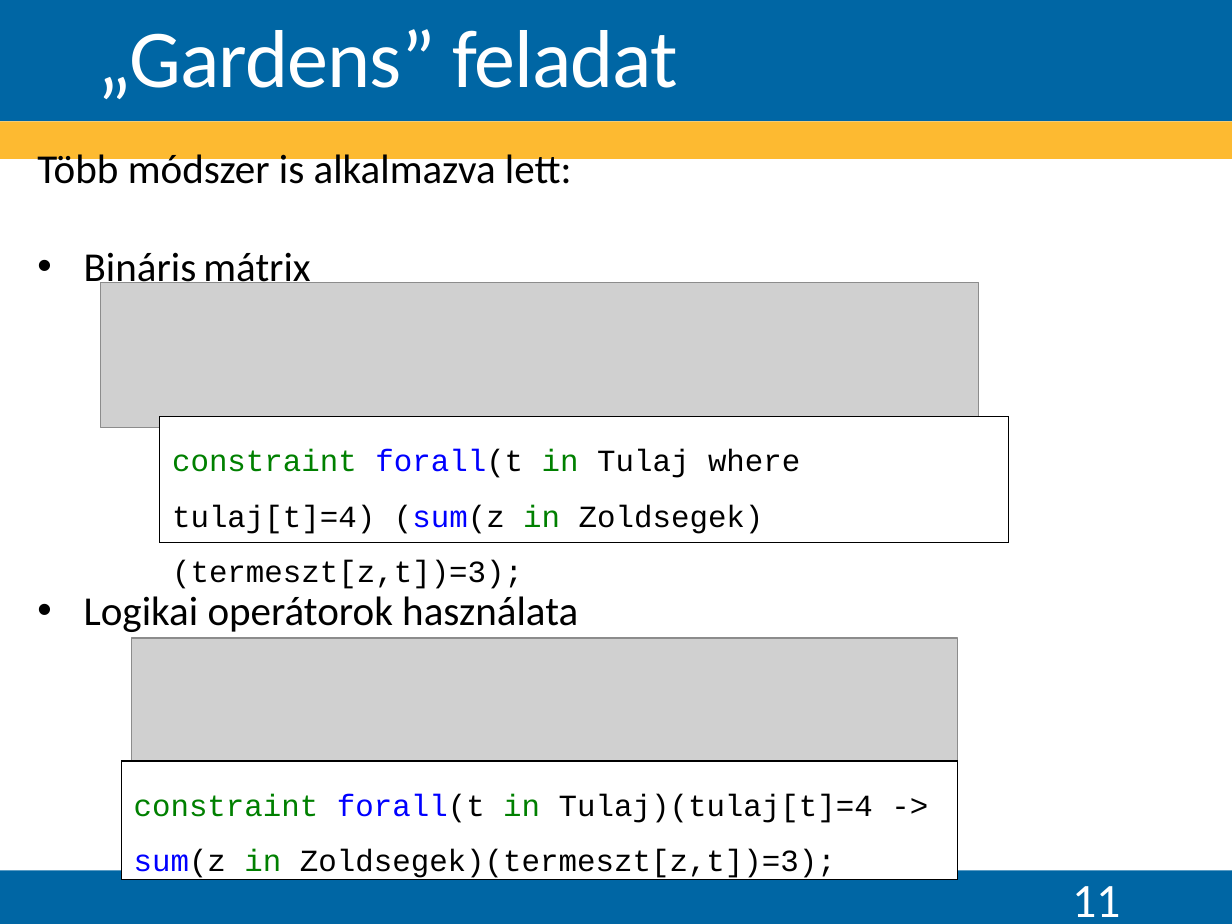
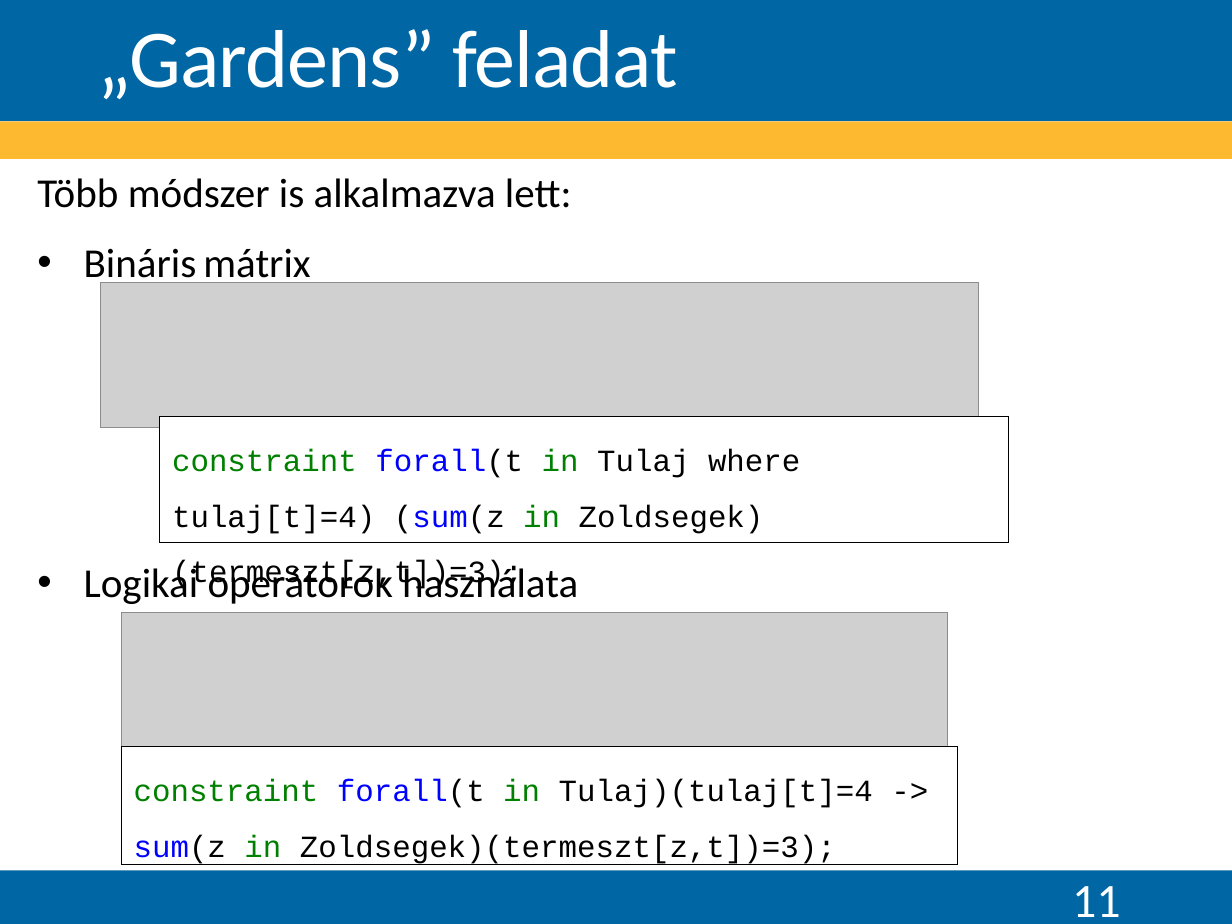
Before and after one commit to Teaching-projects/SZE-Peku221b, a slide deck: slide 11 of CP_Dolgozat/Előadás/Logikai feladványok megoldása korlátprogramozással.pptx. Drawn at 1232x924 pixels with LibreOffice and Linux fonts; fonts in the diff are those of the drawing; grey boxes stand for pictures; background and template pictures are left out. Boxes give left, top, right and bottom in pixels: in the first picture for what was removed or moved away, otherwise in the second. Text is boxed around its words. In the diff, an @@ line names an element or a change of style, - is before the commit and + after.

```diff
--- a/CP_Dolgozat/Előadás/Logikai feladványok megoldása korlátprogramozással.pptx
+++ b/CP_Dolgozat/Előadás/Logikai feladványok megoldása korlátprogramozással.pptx
@@ text "Több módszer is alkalmazva lett:": place and size @@
-text "Több módszer is alkalmazva lett:" at [37, 149, 572, 292]
+text "Több módszer is alkalmazva lett:" at [37, 178, 572, 287]
@@ text at [37, 178, 572, 208]: more space between paragraphs @@
@@ text "Logikai operátorok használata" rewrapped from [84, 596, 578, 632] to [84, 563, 578, 604] @@
@@ picture: place and size @@
-picture at [132, 638, 958, 772]
+picture at [121, 612, 947, 747]
@@ rectangle "constraint forall(t in Tulaj)(tulaj[t]=4 -> ...": place and size @@
-rectangle "constraint forall(t in Tulaj)(tulaj[t]=4 -> ..." at [121, 761, 957, 880]
+rectangle "constraint forall(t in Tulaj)(tulaj[t]=4 -> ..." at [121, 747, 957, 865]
```
Also in this commit, not shown: 2 other slides changed.
